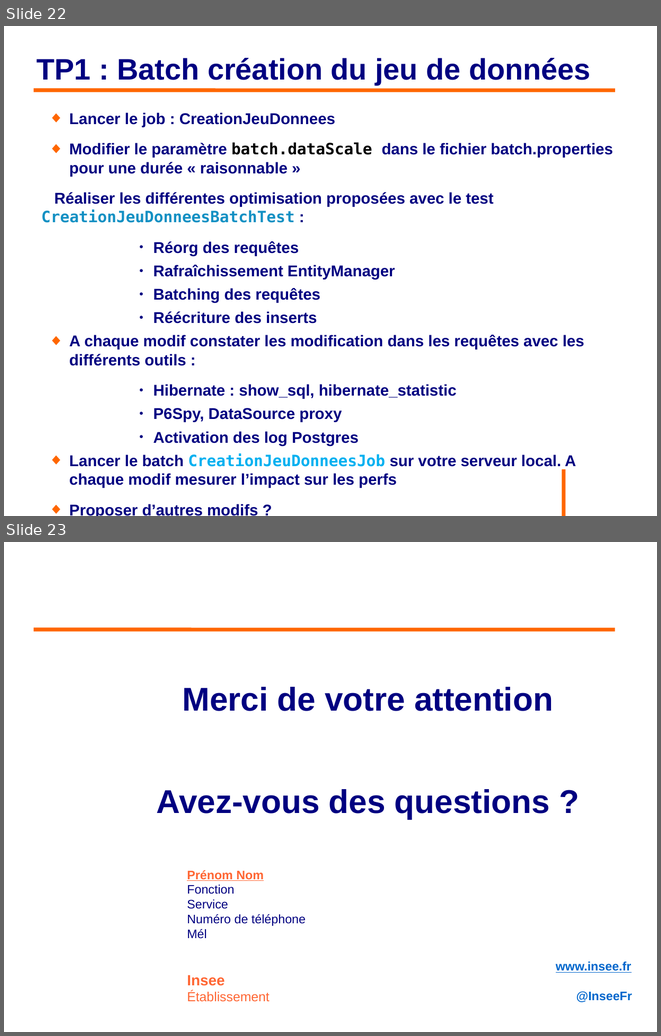
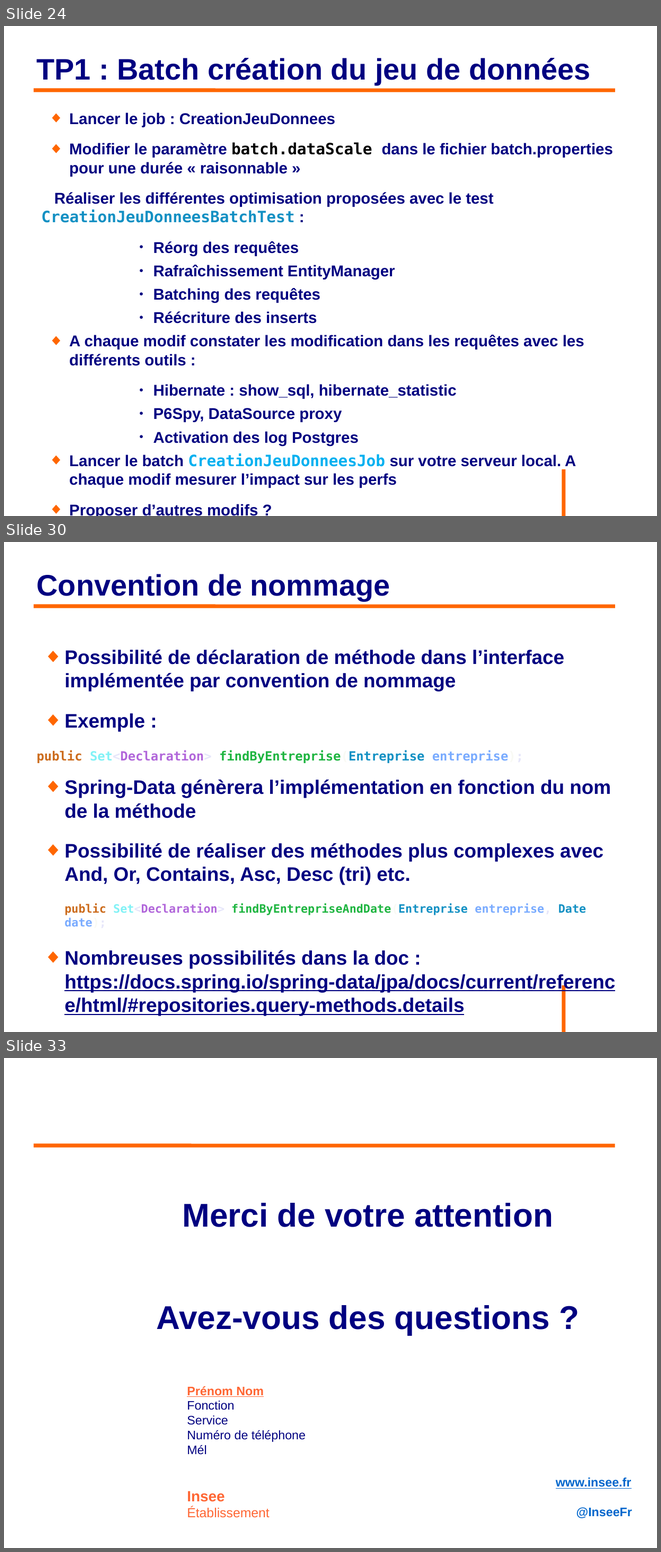
Before and after one commit to philphils/formation-hibernate-avancee, a slide deck: Documentation/diapo_formation_hibernate_avancee.odp. Shown one above the other, each under a label of ours: slides 22 and 23 before the commit, slides 24, 30 and 33 after it; the slides between them are not shown. The pictures are 661x1036 and 661x1552 pixels, drawn with LibreOffice and Linux fonts; fonts in the diff are those of the drawing; background and template pictures are left out. Boxes give left, top, right and bottom in pixels: in the first picture for what was removed or moved away, otherwise in the second. Text is boxed around its words. In the diff, an @@ line names an element or a change of style, - is before the commit and + after.

Commit message:
Diapo jusqu'à Spring-Data @Query

```diff
--- a/Documentation/diapo_formation_hibernate_avancee.odp
+++ b/Documentation/diapo_formation_hibernate_avancee.odp
@@ slide 30 added at box(4, 542, 657, 1032), background #FFFFFF; not listed: 1 template element that a slide beside it also shows @@
@@ title added at box(37, 574, 390, 601), 36 pt, text #000080, bold @@
+Convention de nommage
@@ line added from (34, 606) to (616, 606), #FF6600 4.54 pt @@
@@ text added at box(37, 650, 615, 1015), 23.8 pt, text #000080, bold @@
+◆ Possibilité de déclaration de méthode dans l’interface implémentée par convention de nommage
+◆ Exemple :
+public Set<Declaration> findByEntreprise(Entreprise entreprise);
+◆ Spring-Data génèrera l’implémentation en fonction du nom de la méthode
+◆ Possibilité de réaliser des méthodes plus complexes avec And, Or, Contains, Asc, Desc (tri) etc.
+public Set<Declaration> findByEntrepriseAndDate(Entreprise entreprise, Date date);
+◆ Nombreuses possibilités dans la doc : https://docs.spring.io/spring-data/jpa/docs/current/reference/html/#repositories.query-methods.details
@@ what was slide 22 is now slide 24 @@
@@ what was slide 23 is now slide 33 @@
```
Also in this commit, not shown: 9 other slides added.
